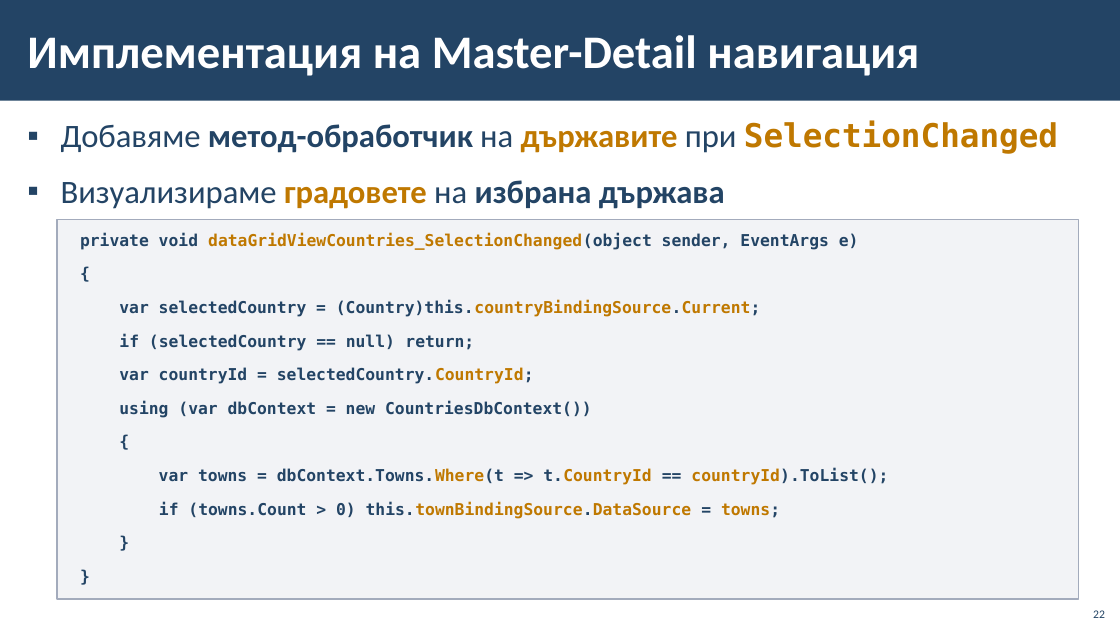
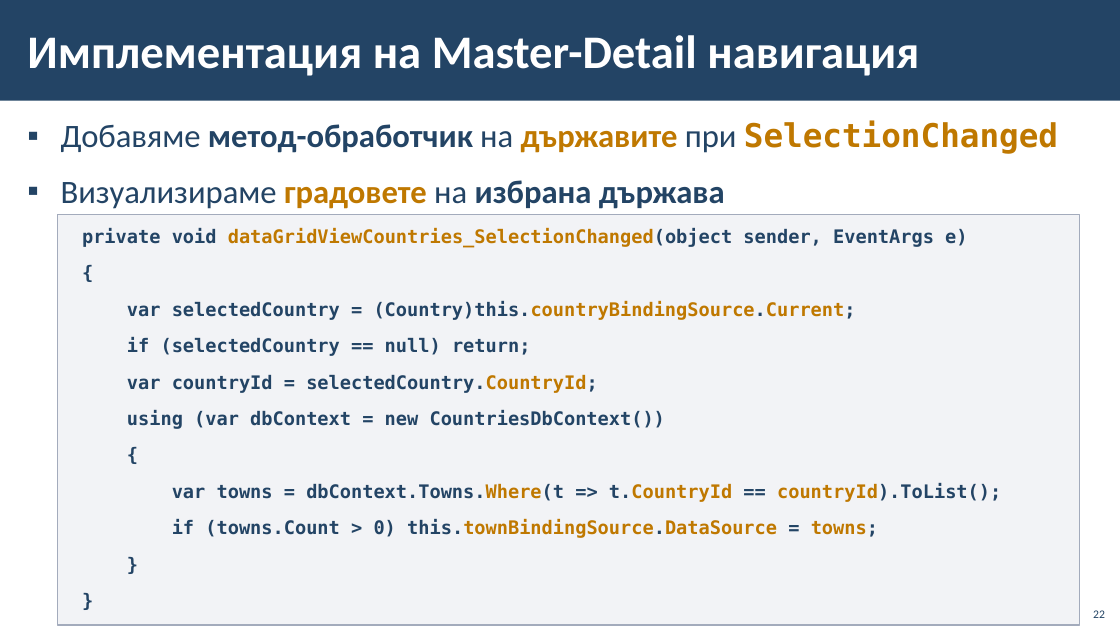
Before and after one commit to BG-IT-Edu/School-Programming, a slide deck: slide 22 of Courses/Software-Sciences/Module-4-Information-Systems-New/08-Navigation-between-Tables/08-Navigation-between-Tables.pptx. Drawn at 1120x630 pixels with LibreOffice and Linux fonts; fonts in the diff are those of the drawing; background and template pictures are left out. Boxes give left, top, right and bottom in pixels: in the first picture for what was removed or moved away, otherwise in the second. Text is boxed around its words. In the diff, an @@ line names an element or a change of style, - is before the commit and + after.

```diff
--- a/Courses/Software-Sciences/Module-4-Information-Systems-New/08-Navigation-between-Tables/08-Navigation-between-Tables.pptx
+++ b/Courses/Software-Sciences/Module-4-Information-Systems-New/08-Navigation-between-Tables/08-Navigation-between-Tables.pptx
@@ rectangle "private void dataGridViewCountries_SelectionChanged(object s ...": place and size @@
-rectangle "private void dataGridViewCountries_SelectionChanged(object s ..." at box(57, 220, 1080, 599)
+rectangle "private void dataGridViewCountries_SelectionChanged(object s ..." at box(58, 215, 1081, 625)
@@ rectangle "private void dataGridViewCountries_SelectionChanged(object s ..." at box(58, 215, 1081, 625): size 14 to 16 pt @@
```
Also in this commit, not shown: 6 other slides changed.
